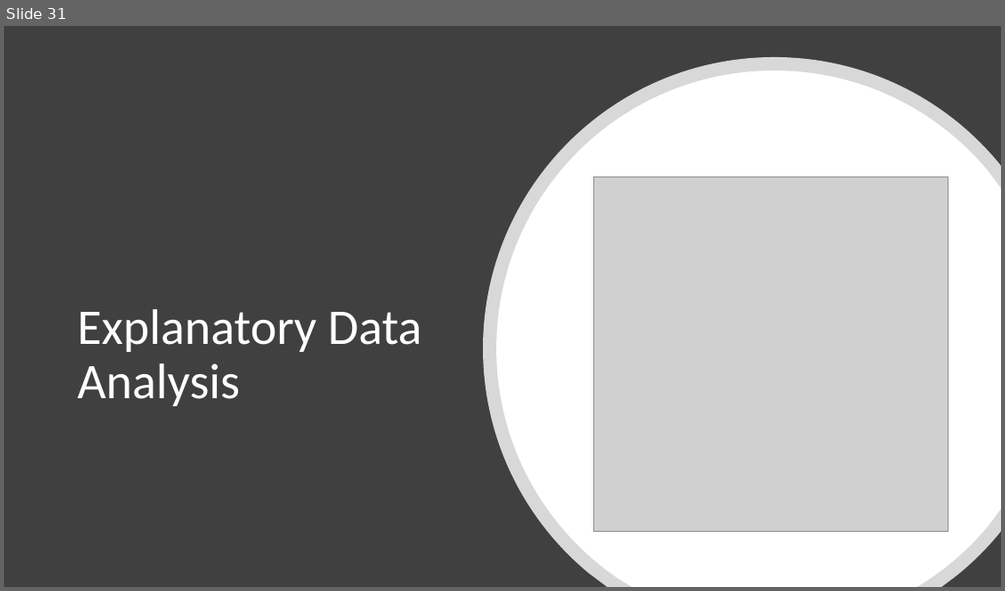
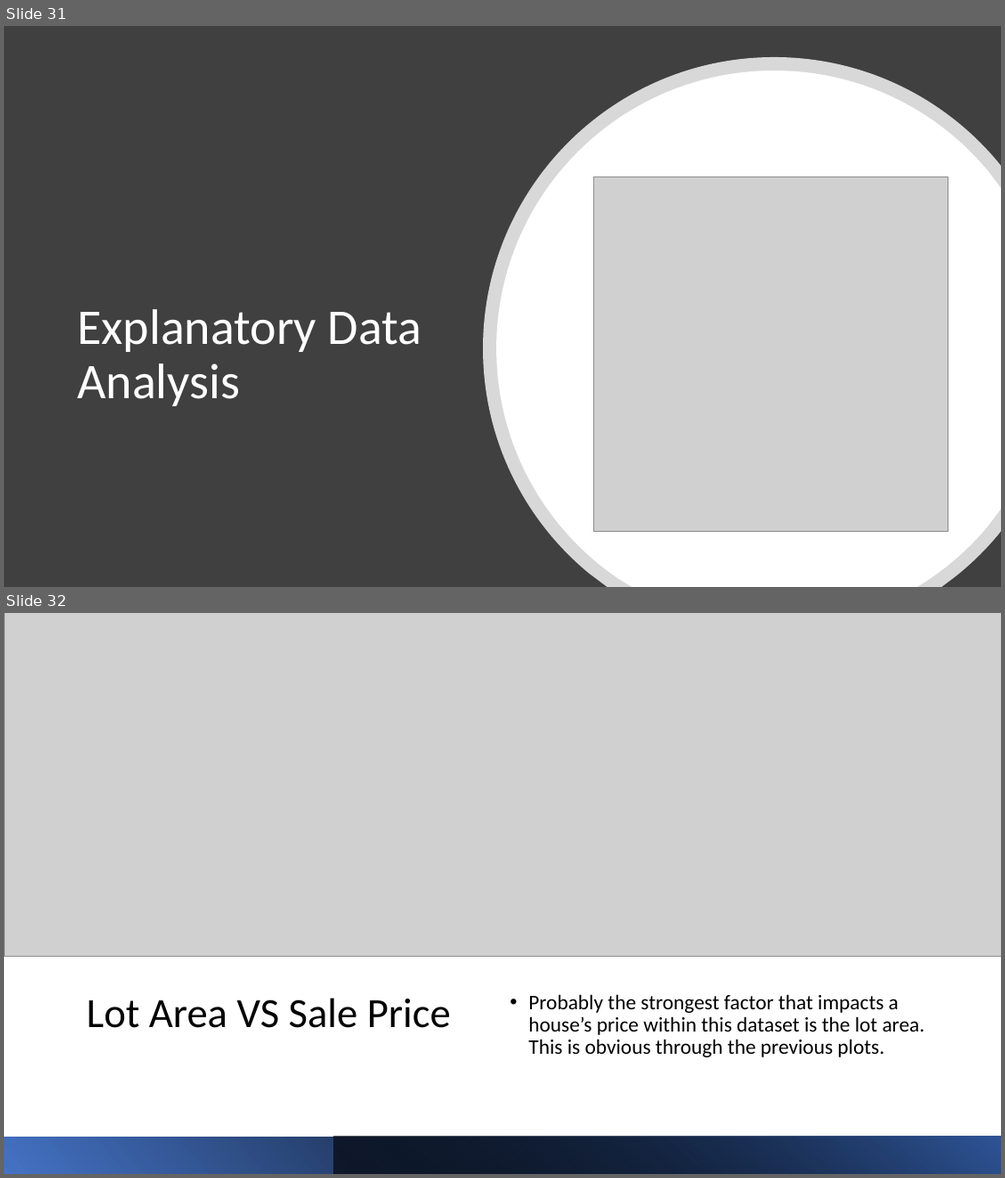
Before and after one commit to Moaaz-Mahmoud/Third-Year-Electrical-Testing-3A, a slide deck: projects-for-the-practical-exam/house-pricing/presentation.pptx. Shown one above the other, each under a label of ours: slide 31 before the commit, slides 31 and 32 after it. The pictures are 1005x591 and 1005x1178 pixels, drawn with LibreOffice and Linux fonts; fonts in the diff are those of the drawing; grey boxes stand for pictures. Boxes give left, top, right and bottom in pixels: in the first picture for what was removed or moved away, otherwise in the second. Text is boxed around its words. In the diff, an @@ line names an element or a change of style, - is before the commit and + after.

```diff
--- a/projects-for-the-practical-exam/house-pricing/presentation.pptx
+++ b/projects-for-the-practical-exam/house-pricing/presentation.pptx
@@ slide 32 added at (4,613,1001,1174), background #FFFFFF @@
@@ picture added at (4,613,1001,956) @@
@@ title added at (87,997,451,1028), 40 pt, text #000000 @@
+Lot Area VS Sale Price
@@ text added at (528,994,925,1057), 20 pt, text #000000 @@
+• Probably the strongest factor that impacts a house’s price within this dataset is the lot area. This is obvious through the previous plots.
@@ rectangle added at (4,1136,1001,1174), fill gradient #4472C4 to #000000 @@
@@ rectangle added at (334,1136,1001,1174), fill gradient #000000 to #2F5597 @@
```
Also in this commit, not shown: 2 other slides added, 1 slide removed, 4 other files.
